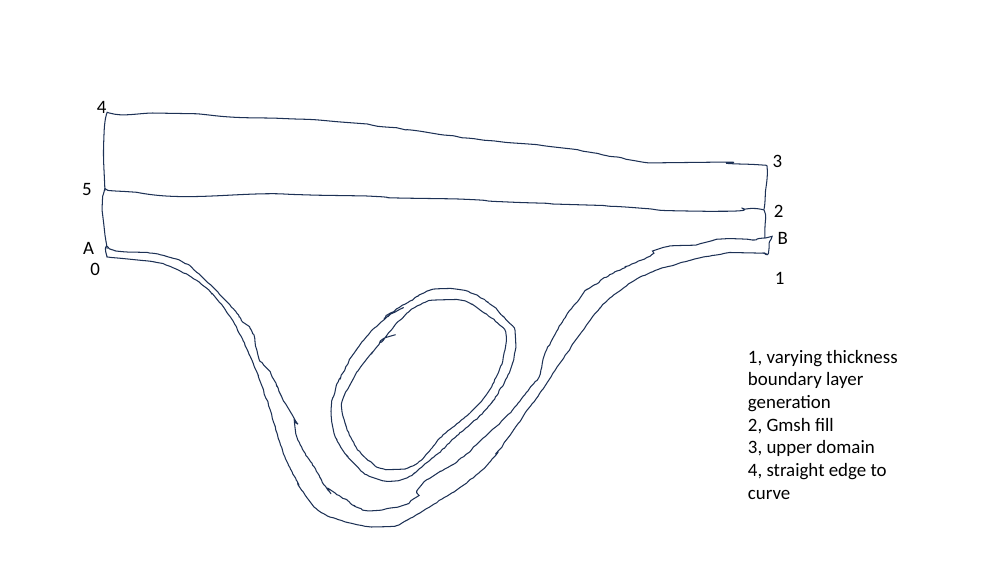
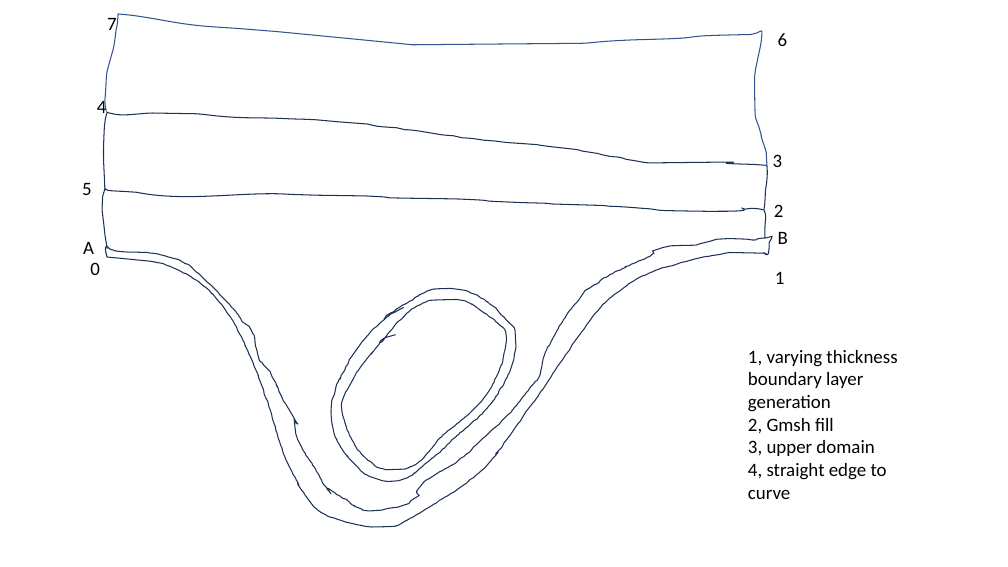
Before and after one commit to gaoak/Mesh2D, a slide deck: slide 2 of meshdivision.pptx. Drawn at 1008x567 pixels with LibreOffice and Linux fonts; fonts in the diff are those of the drawing. Boxes give left, top, right and bottom in pixels: in the first picture for what was removed or moved away, otherwise in the second. Text is boxed around its words. In the diff, an @@ line names an element or a change of style, - is before the commit and + after.

Commit message:
update ppt

```diff
--- a/meshdivision.pptx
+++ b/meshdivision.pptx
@@ freeform shape added at box(105, 14, 768, 166), outline #325491 1 pt @@
@@ text added at box(107, 18, 117, 36), 18 pt, text #000000 @@
+7
@@ text added at box(778, 33, 788, 46), 18 pt, text #000000 @@
+6
@@ freeform shape at box(104, 113, 768, 209): outline redrawn @@
```
